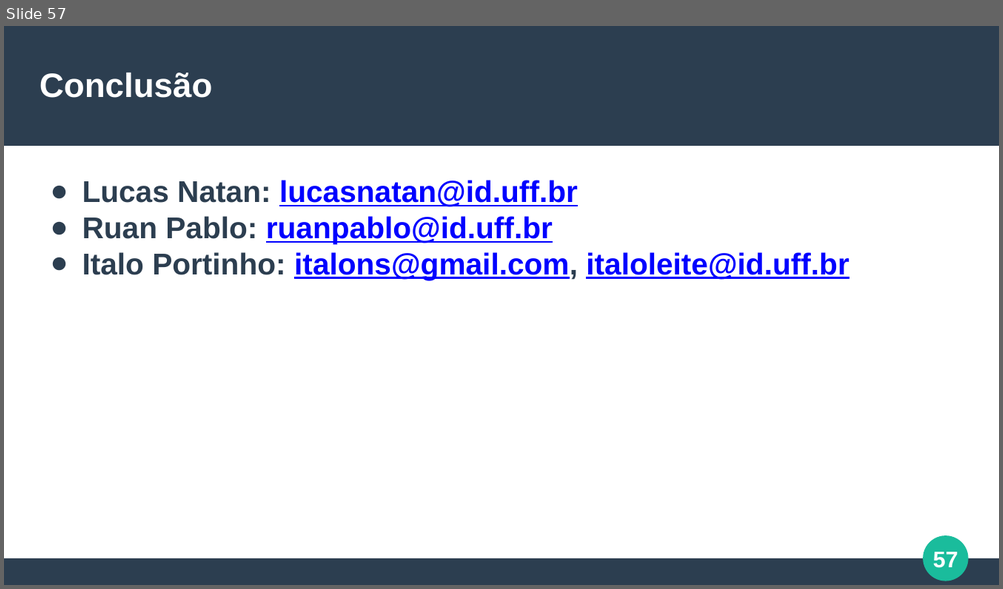
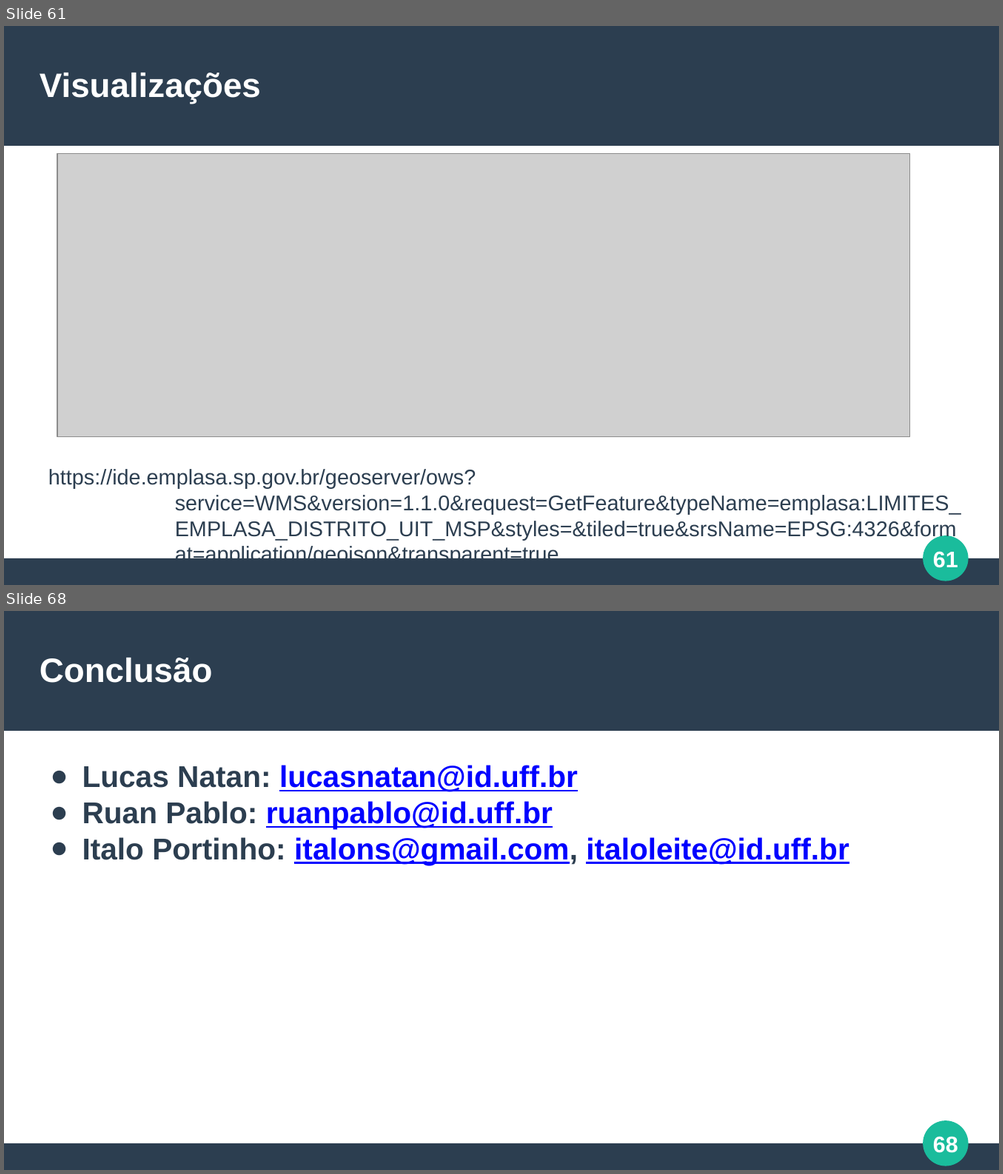
Before and after one commit to italoportinho/trabalho-egov-2024-1, a slide deck: trabalho-pratico/apresentacao_trabalho_pratico_EGOV_2024-1.pptx. Shown one above the other, each under a label of ours: slide 57 before the commit, slides 61 and 68 after it; the slides between them are not shown. The pictures are 1003x589 and 1003x1174 pixels, drawn with LibreOffice and Linux fonts; fonts in the diff are those of the drawing; grey boxes stand for pictures. Boxes give left, top, right and bottom in pixels: in the first picture for what was removed or moved away, otherwise in the second. Text is boxed around its words. In the diff, an @@ line names an element or a change of style, - is before the commit and + after.

```diff
--- a/trabalho-pratico/apresentacao_trabalho_pratico_EGOV_2024-1.pptx
+++ b/trabalho-pratico/apresentacao_trabalho_pratico_EGOV_2024-1.pptx
@@ slide 61 added at [4,26,999,585], background #FFFFFF; not listed: 4 template elements that a slide beside it also shows @@
@@ text added at [40,73,261,104], 27 pt, text #FFFFFF, bold @@
+Visualizações
@@ picture added at [57,153,910,437] @@
@@ text added at [48,469,961,566], 17 pt, text #2C3E50 @@
+https://ide.emplasa.sp.gov.br/geoserver/ows?service=WMS&version=1.1.0&request=GetFeature&typeName=emplasa:LIMITES_EMPLASA_DISTRITO_UIT_MSP&styles=&tiled=true&srsName=EPSG:4326&format=application/geojson&transparent=true
@@ what was slide 57 is now slide 68 @@
@@ page number at [933,1136,958,1153]: text changed @@
-57
+68
```
Also in this commit, not shown: 2 slides changed, 10 other slides added, 8 other files.
